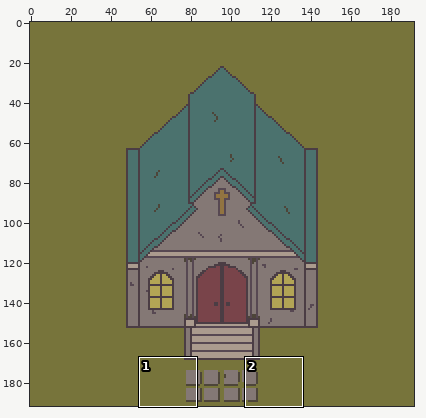
A pixel-art file gets an edit: assets/basic_chapel.aseprite. Above, an overview of the earlier version with the close-up marked.
Close-up. Earlier state:
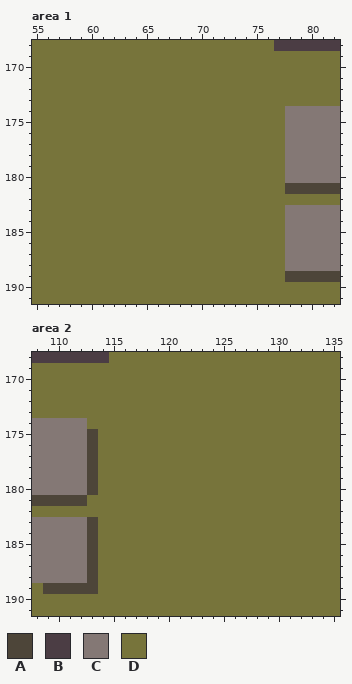
192x192 pixels, 1 frame. Shown: area 1: x 55..82, y 168..191; area 2: x 108..135, y 168..191.
Palette (. is transparent): A #4d4539  B #4b3d44  C #847875  D #77743b
Pixels before, area 1, first column x 55:
168 DDDDDDDDDDDDDDDDDDDDDDBBBBBB
169 DDDDDDDDDDDDDDDDDDDDDDDDDDDD
170 DDDDDDDDDDDDDDDDDDDDDDDDDDDD
171 DDDDDDDDDDDDDDDDDDDDDDDDDDDD
172 DDDDDDDDDDDDDDDDDDDDDDDDDDDD
173 DDDDDDDDDDDDDDDDDDDDDDDDDDDD
174 DDDDDDDDDDDDDDDDDDDDDDDCCCCC
175 DDDDDDDDDDDDDDDDDDDDDDDCCCCC
176 DDDDDDDDDDDDDDDDDDDDDDDCCCCC
177 DDDDDDDDDDDDDDDDDDDDDDDCCCCC
178 DDDDDDDDDDDDDDDDDDDDDDDCCCCC
179 DDDDDDDDDDDDDDDDDDDDDDDCCCCC
180 DDDDDDDDDDDDDDDDDDDDDDDCCCCC
181 DDDDDDDDDDDDDDDDDDDDDDDAAAAA
182 DDDDDDDDDDDDDDDDDDDDDDDDDDDD
183 DDDDDDDDDDDDDDDDDDDDDDDCCCCC
184 DDDDDDDDDDDDDDDDDDDDDDDCCCCC
185 DDDDDDDDDDDDDDDDDDDDDDDCCCCC
186 DDDDDDDDDDDDDDDDDDDDDDDCCCCC
187 DDDDDDDDDDDDDDDDDDDDDDDCCCCC
188 DDDDDDDDDDDDDDDDDDDDDDDCCCCC
189 DDDDDDDDDDDDDDDDDDDDDDDAAAAA
190 DDDDDDDDDDDDDDDDDDDDDDDDDDDD
191 DDDDDDDDDDDDDDDDDDDDDDDDDDDD
Pixels before, area 2, first column x 108:
168 BBBBBBBDDDDDDDDDDDDDDDDDDDDD
169 DDDDDDDDDDDDDDDDDDDDDDDDDDDD
170 DDDDDDDDDDDDDDDDDDDDDDDDDDDD
171 DDDDDDDDDDDDDDDDDDDDDDDDDDDD
172 DDDDDDDDDDDDDDDDDDDDDDDDDDDD
173 DDDDDDDDDDDDDDDDDDDDDDDDDDDD
174 CCCCCDDDDDDDDDDDDDDDDDDDDDDD
175 CCCCCADDDDDDDDDDDDDDDDDDDDDD
176 CCCCCADDDDDDDDDDDDDDDDDDDDDD
177 CCCCCADDDDDDDDDDDDDDDDDDDDDD
178 CCCCCADDDDDDDDDDDDDDDDDDDDDD
179 CCCCCADDDDDDDDDDDDDDDDDDDDDD
180 CCCCCADDDDDDDDDDDDDDDDDDDDDD
181 AAAAADDDDDDDDDDDDDDDDDDDDDDD
182 DDDDDDDDDDDDDDDDDDDDDDDDDDDD
183 CCCCCADDDDDDDDDDDDDDDDDDDDDD
184 CCCCCADDDDDDDDDDDDDDDDDDDDDD
185 CCCCCADDDDDDDDDDDDDDDDDDDDDD
186 CCCCCADDDDDDDDDDDDDDDDDDDDDD
187 CCCCCADDDDDDDDDDDDDDDDDDDDDD
188 CCCCCADDDDDDDDDDDDDDDDDDDDDD
189 DAAAAADDDDDDDDDDDDDDDDDDDDDD
190 DDDDDDDDDDDDDDDDDDDDDDDDDDDD
191 DDDDDDDDDDDDDDDDDDDDDDDDDDDD
The result:
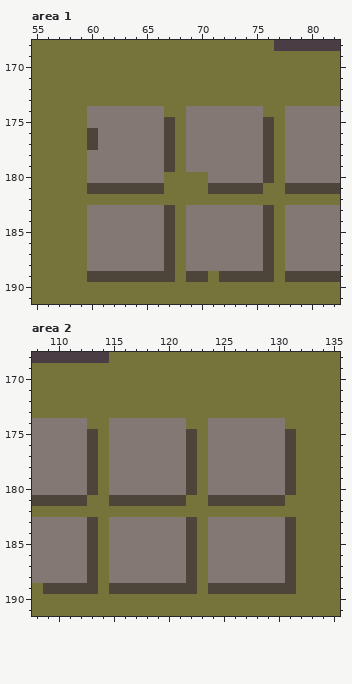
The edit:
Changed rows in their new state; - is an unchanged pixel.
Area 1:
first column x 60:
174 CCCCCCC--CCCCCCC-
175 CCCCCCCA-CCCCCCCA
176 ACCCCCCA-CCCCCCCA
177 ACCCCCCA-CCCCCCCA
178 CCCCCCCA-CCCCCCCA
179 CCCCCCCA-CCCCCCCA
180 CCCCCCC----CCCCCA
181 AAAAAAA----AAAAA-
183 CCCCCCCA-CCCCCCCA
184 CCCCCCCA-CCCCCCCA
185 CCCCCCCA-CCCCCCCA
186 CCCCCCCA-CCCCCCCA
187 CCCCCCCA-CCCCCCCA
188 CCCCCCCA-CCCCCCCA
189 AAAAAAAA-AA-AAAAA
Area 2:
first column x 115:
174 CCCCCCC--CCCCCCC-
175 CCCCCCCA-CCCCCCCA
176 CCCCCCCA-CCCCCCCA
177 CCCCCCCA-CCCCCCCA
178 CCCCCCCA-CCCCCCCA
179 CCCCCCCA-CCCCCCCA
180 CCCCCCCA-CCCCCCCA
181 AAAAAAA--AAAAAAA-
183 CCCCCCCA-CCCCCCCA
184 CCCCCCCA-CCCCCCCA
185 CCCCCCCA-CCCCCCCA
186 CCCCCCCA-CCCCCCCA
187 CCCCCCCA-CCCCCCCA
188 CCCCCCCA-CCCCCCCA
189 AAAAAAAA-AAAAAAAA
Pixel boxes of the changes (left, top, right, bottom) in both close-ups:
changed: (87, 106, 274, 282)
changed: (109, 418, 296, 594)
